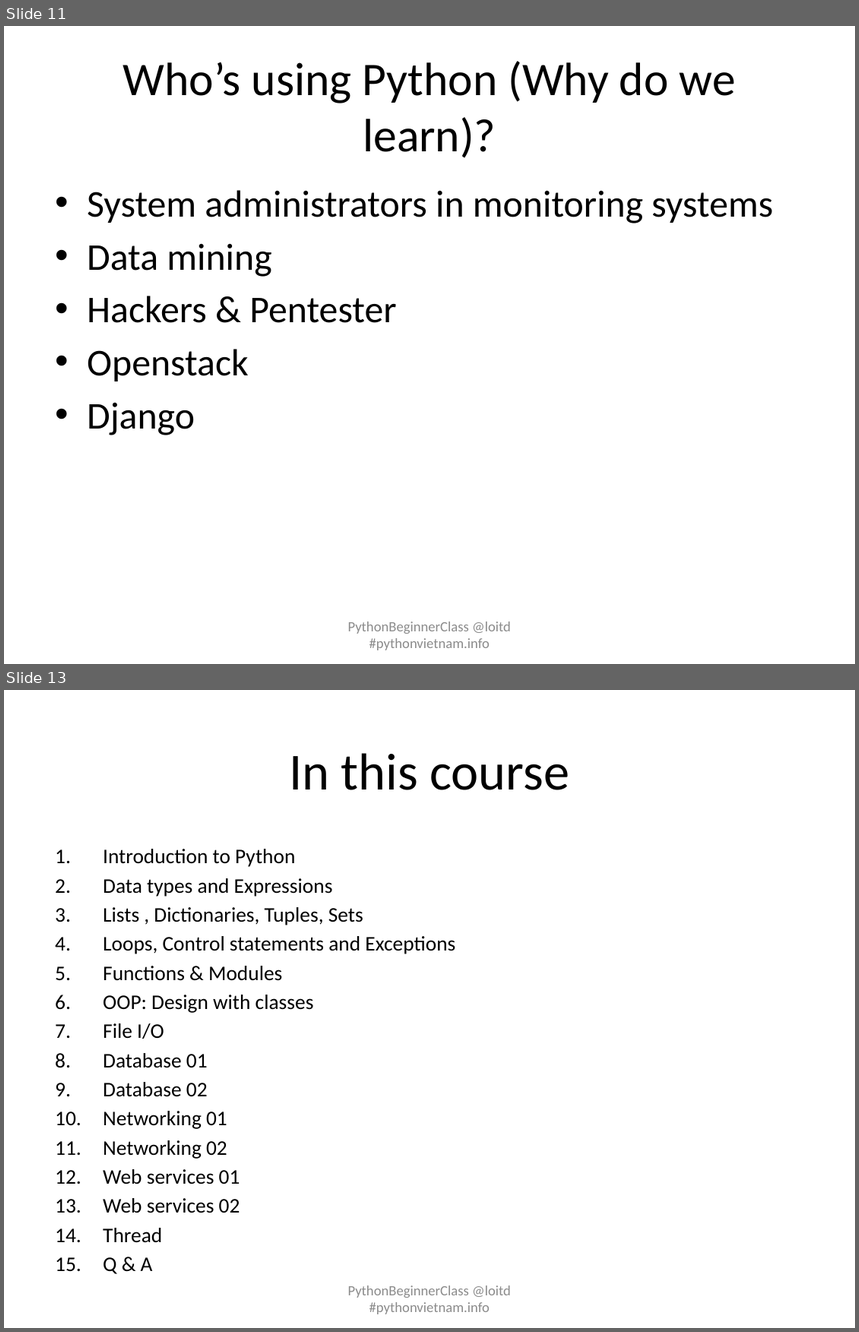
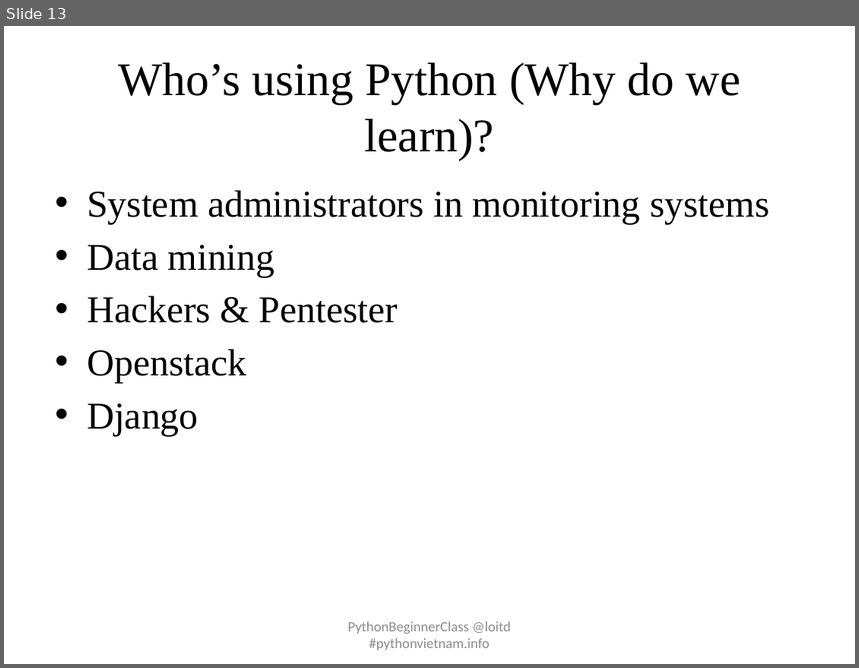
Before and after one commit to pythonvietnam/pbc032015, a slide deck: pbc-day-01-introduction.pptx. Shown one above the other, each under a label of ours: slides 11 and 13 before the commit, slide 13 after it; the slides between them are not shown. The pictures are 859x1332 and 859x668 pixels, drawn with LibreOffice and Linux fonts; fonts in the diff are those of the drawing. Boxes give left, top, right and bottom in pixels: in the first picture for what was removed or moved away, otherwise in the second. Text is boxed around its words. In the diff, an @@ line names an element or a change of style, - is before the commit and + after.

```diff
--- a/pbc-day-01-introduction.pptx
+++ b/pbc-day-01-introduction.pptx
@@ slide 13 removed at (4,690,855,1328), background #FFFFFF @@
@@ title removed at (289,753,569,790) @@
-In this course
@@ text removed at (103,849,455,1271) @@
-1. Introduction to Python
-2. Data types and Expressions
-3. Lists , Dictionaries, Tuples, Sets
-4. Loops, Control statements and Exceptions
-5. Functions & Modules
-6. OOP: Design with classes
-7. File I/O
-8. Database 01
-9. Database 02
-10. Networking 01
-11. Networking 02
-12. Web services 01
-13. Web services 02
-14. Thread
-15. Q & A
@@ text removed at (348,1286,511,1315) @@
-PythonBeginnerClass @loitd #pythonvietnam.info
@@ what was slide 11 is now slide 13 @@
@@ slide 13 changed as well @@
@@ title "Who’s using Python (Why do ..." at (118,62,741,160): font Calibri to Times New Roman @@
@@ text "System administrators in monitoring systems" at (87,190,770,436): font Calibri to Times New Roman @@
```
Also in this commit, not shown: 12 other slides changed, 6 slides added, 1 other slide removed, 1 other file.
